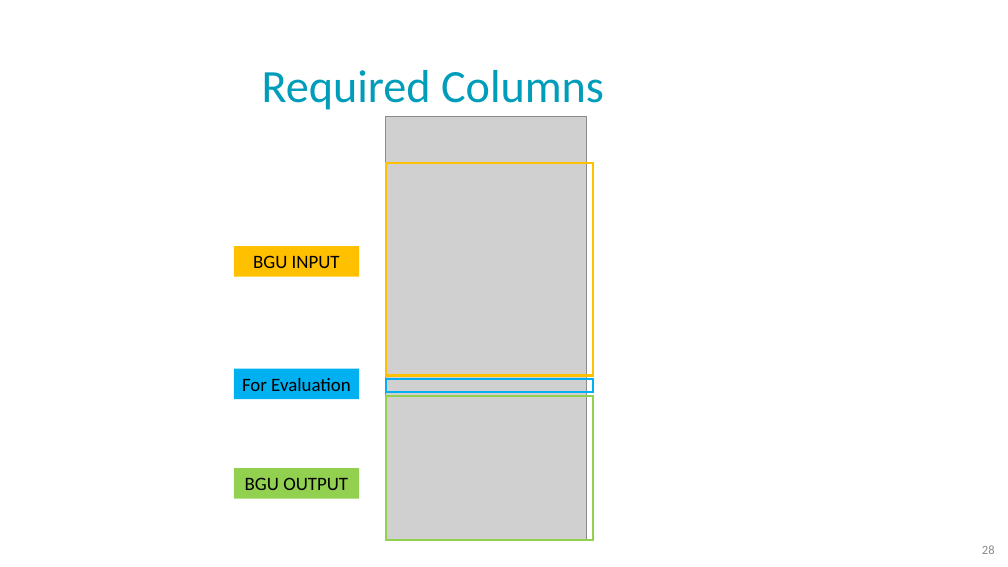
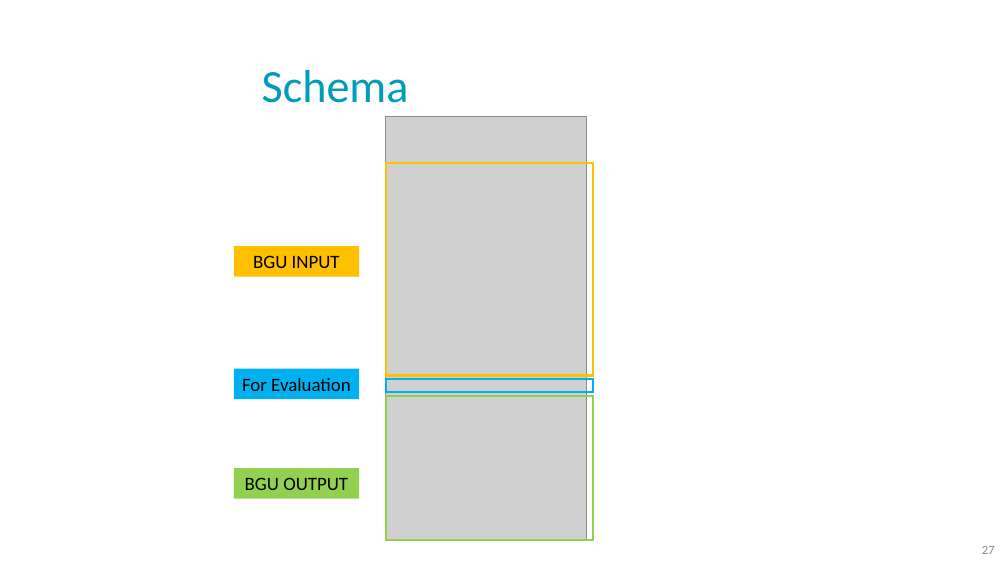
Before and after one commit to NoaTal1996/Backbone-Graph, a slide deck: slide 27 of docs/meeting/2026_05_06_for_investors.pptx (slide 28 before the commit). Drawn at 1008x567 pixels with LibreOffice and Linux fonts; fonts in the diff are those of the drawing; grey boxes stand for pictures; background and template pictures are left out. Boxes give left, top, right and bottom in pixels: in the first picture for what was removed or moved away, otherwise in the second. Text is boxed around its words. In the diff, an @@ line names an element or a change of style, - is before the commit and + after.

```diff
--- a/docs/meeting/2026_05_06_for_investors.pptx
+++ b/docs/meeting/2026_05_06_for_investors.pptx
@@ title at [262,70,409,103]: text changed @@
-Required Columns
+Schema
@@ page number at [982,546,995,554]: text changed @@
-28
+27
```
Also in this commit, not shown: 2 other slides changed, 1 slide added, 2 slides removed.
